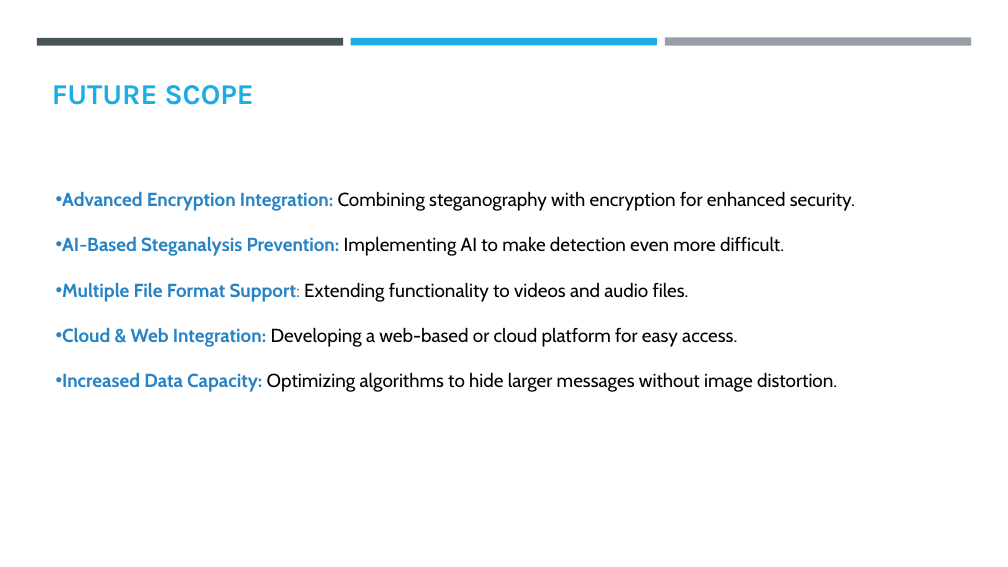
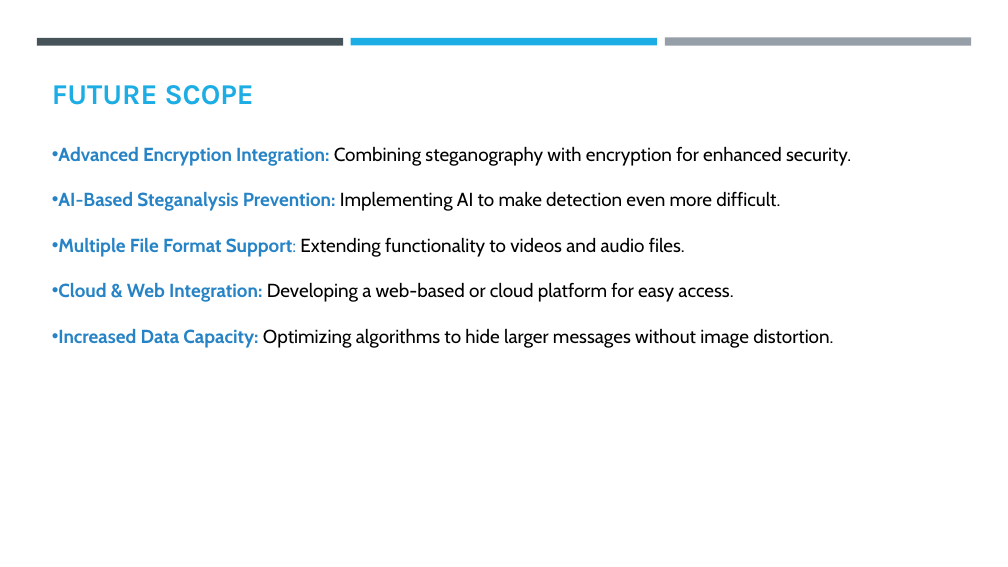
Before and after one commit to Misba810/aictesteganography, a slide deck: slide 10 of Project ppt.pptx. Drawn at 1008x567 pixels with LibreOffice and Linux fonts; fonts in the diff are those of the drawing; background and template pictures are left out. Boxes give left, top, right and bottom in pixels: in the first picture for what was removed or moved away, otherwise in the second. Text is boxed around its words. In the diff, an @@ line names an element or a change of style, - is before the commit and + after.

```diff
--- a/Project ppt.pptx
+++ b/Project ppt.pptx
@@ text "Advanced Encryption Integration: Combining steganography ...": place and size @@
-text "Advanced Encryption Integration: Combining steganography ..." at (62,191,855,392)
+text "Advanced Encryption Integration: Combining steganography ..." at (58,146,851,348)
```
Also in this commit, not shown: 3 other slides changed.
